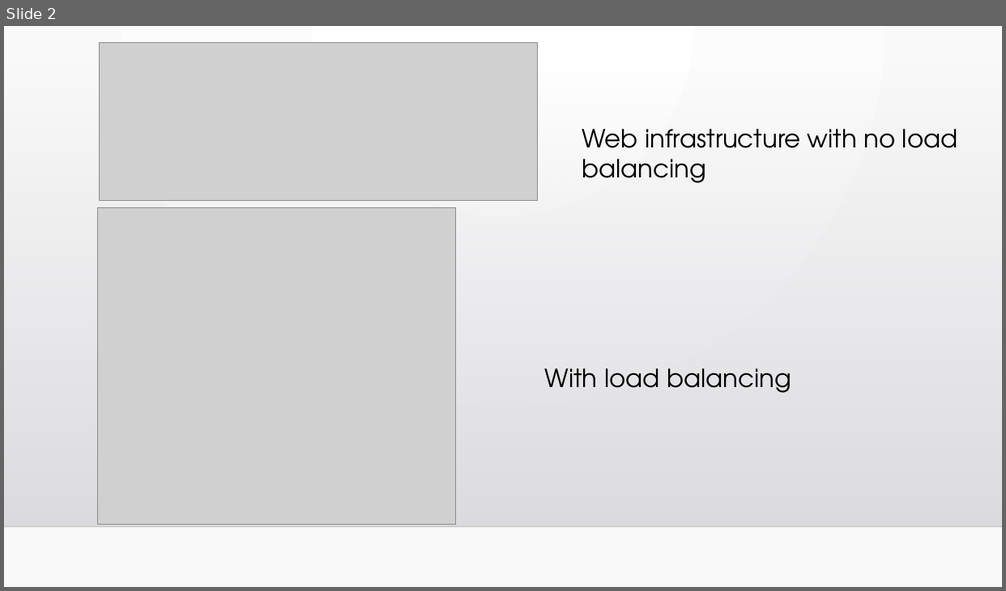
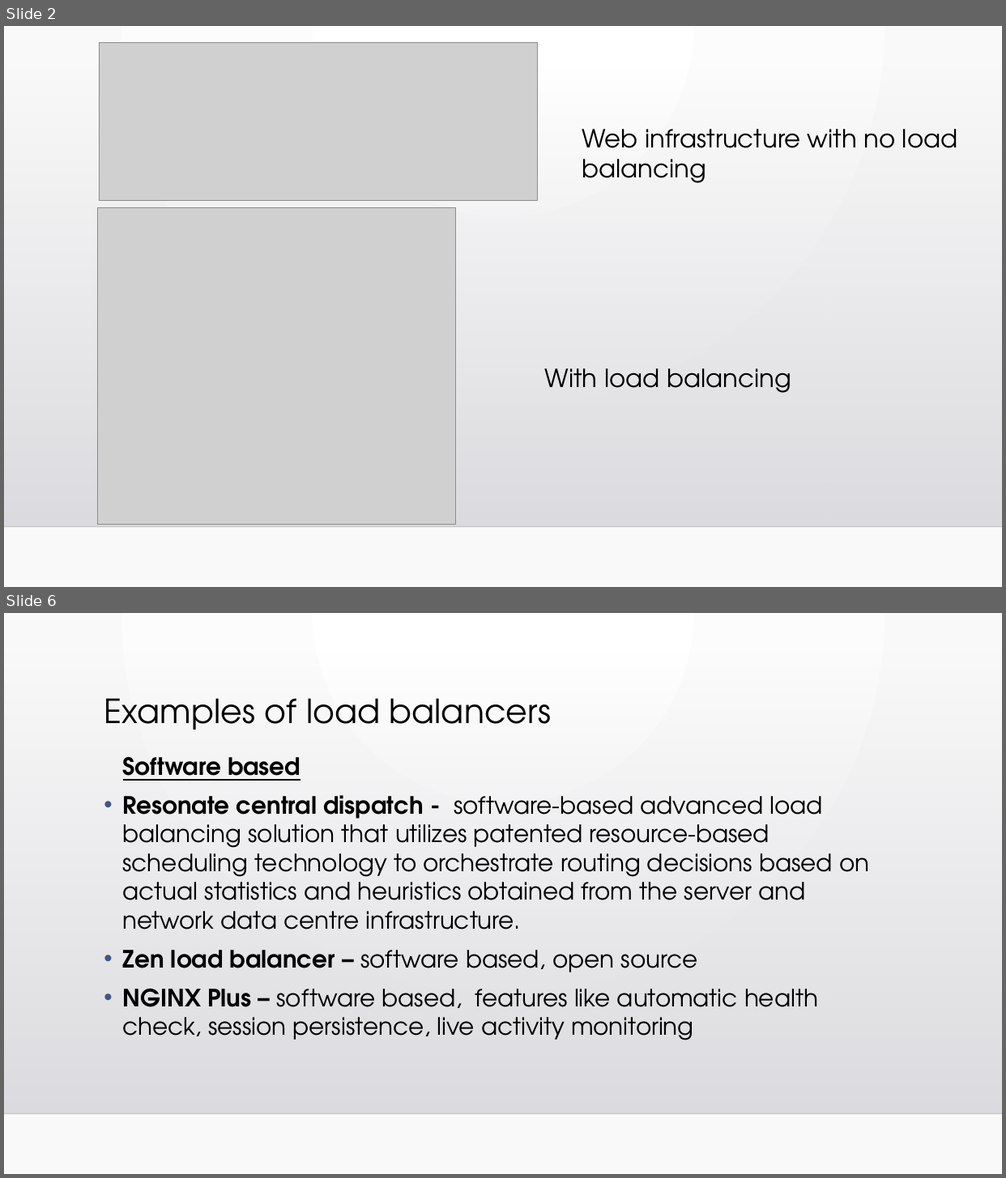
Before and after one commit to shishirkulkarni/DistributedSystems, a slide deck: Homework 9 - Distributed Applications/load_balancer.pptx. Shown one above the other, each under a label of ours: slide 2 before the commit, slides 2 and 6 after it; the slides between them are not shown. The pictures are 1006x591 and 1006x1178 pixels, drawn with LibreOffice and Linux fonts; fonts in the diff are those of the drawing; grey boxes stand for pictures; background and template pictures are left out. Boxes give left, top, right and bottom in pixels: in the first picture for what was removed or moved away, otherwise in the second. Text is boxed around its words. In the diff, an @@ line names an element or a change of style, - is before the commit and + after.

```diff
--- a/Homework 9 - Distributed Applications/load_balancer.pptx
+++ b/Homework 9 - Distributed Applications/load_balancer.pptx
@@ slide 6 added at <box>4,613,1002,1174</box>, background gradient #FFFFFF to #FAFAFA; not listed: 2 template elements that a slide beside it also shows @@
@@ title added at <box>104,698,551,730</box>, 32 pt, text #000000 @@
+Examples of load balancers
@@ text added at <box>123,757,869,1041</box>, 22.9 pt, text #000000 @@
+Software based
+• Resonate central dispatch - software-based advanced load balancing solution that utilizes patented resource-based scheduling technology to orchestrate routing decisions based on actual statistics and heuristics obtained from the server and network data centre infrastructure.
+• Zen load balancer – software based, open source
+• NGINX Plus – software based, features like automatic health check, session persistence, live activity monitoring
```
Also in this commit, not shown: 5 slides changed, 8 slides removed.
